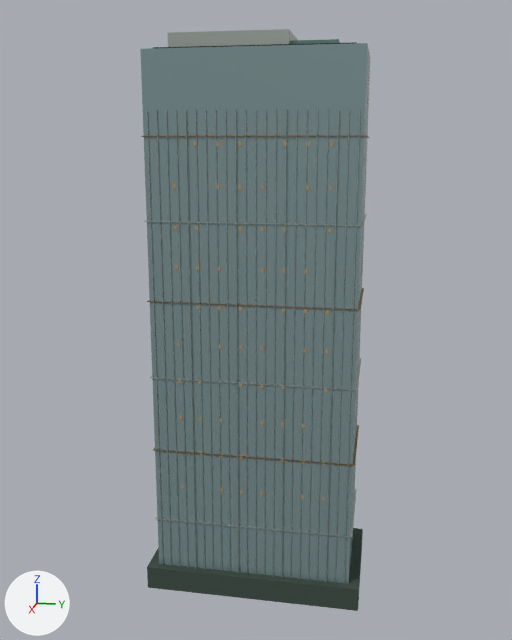
The Blender file landmarks/assets/hytera-hq.blend, before and after one commit.
Before and after are seen from a 50 mm camera at (330.0, 64.0, 217.0) aimed at (0.0, -2.0, 135.0). Every picture has the same lights, and +X, +Y and +Z are marked at lower left. The picture after the commit comes second.

The older version as bpy lines, for what is in view:
```python
ob_envelope = bpy.data.objects.new('envelope', me_envelope)
ob_envelope.location = (0.0, 0.0, 0.0)
ob_floor_bands = bpy.data.objects.new('floor_bands', me_floor_bands)
ob_floor_bands.location = (0.0, 0.0, 0.0)
ob_floor_bands_001 = bpy.data.objects.new('floor_bands.001', me_floor_bands_001)
ob_floor_bands_001.location = (0.0, 0.0, 0.0)
ob_night_windows = bpy.data.objects.new('night_windows', me_night_windows)
ob_night_windows.location = (0.0, 0.0, 0.0)
ob_podium = bpy.data.objects.new('podium', me_podium)
ob_podium.location = (0.0, 0.0, 0.0)
# also in view: 'fins' at (0.0, 0.0, 117.0); 'crown_slant' at (0.0, -11.0, 261.0)
```
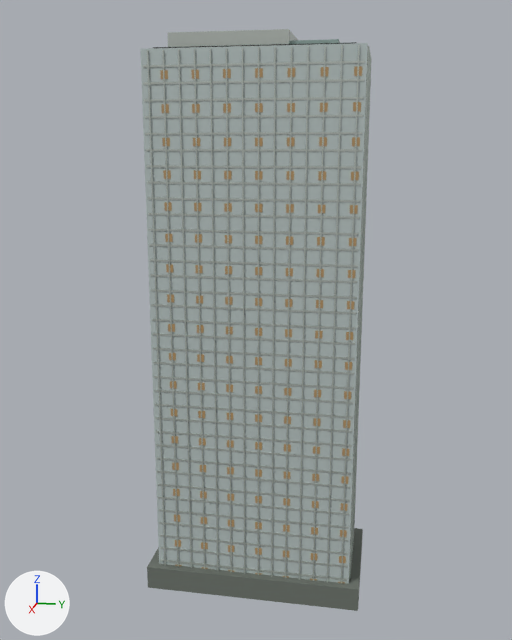
Boxes (x1, y1, x2, y2) around the edits, measured in the pictures (512 x 640 px; the box of a moved part takes in the faces that stretch with it):
'envelope', recoloured (grey to light grey)
    both: (140, 43, 368, 584)
'podium', recoloured (lighter)
    both: (147, 528, 363, 611)
'night_windows', reshaped (25% wider, 44% taller)
    before: (173, 142, 334, 501)
    after: (160, 66, 362, 583)
'floor_bands.001', deleted
    before: (141, 135, 370, 466)
part 1 of me_night_windows, moved or reshaped (not visible before)
    after: (339, 556, 346, 563)
part 2 of me_night_windows, moved or reshaped (not visible before)
    after: (255, 548, 262, 555)
part 3 of me_night_windows, moved or reshaped (not visible before)
    after: (311, 527, 318, 535)
part 4 of me_night_windows, moved or reshaped (not visible before)
    after: (255, 522, 262, 529)
part 5 of me_night_windows, moved or reshaped (not visible before)
    after: (341, 476, 348, 484)
part 6 of me_night_windows, moved or reshaped (not visible before)
    after: (312, 474, 319, 481)
part 7 of me_night_windows, moved or reshaped (not visible before)
    after: (200, 465, 206, 472)
part 8 of me_night_windows, moved or reshaped
    before: (177, 342, 180, 346)
    after: (172, 463, 179, 470)
part 9 of me_night_windows, moved or reshaped (not visible before)
    after: (342, 448, 349, 456)
part 10 of me_night_windows, moved or reshaped (not visible before)
    after: (313, 446, 320, 454)
part 11 of me_night_windows, moved or reshaped (not visible before)
    after: (284, 444, 291, 452)
part 12 of me_night_windows, moved or reshaped (not visible before)
    after: (255, 442, 262, 450)
part 13 of me_night_windows, moved or reshaped (not visible before)
    after: (227, 440, 234, 448)
part 14 of me_night_windows, moved or reshaped
    before: (239, 345, 242, 349)
    after: (199, 438, 206, 445)
part 15 of me_night_windows, deleted
    before: (173, 142, 334, 314)
part 16 of me_night_windows, reshaped
    before: (175, 142, 286, 426)
    after: (160, 66, 362, 524)
'floor_bands', unchanged, uncovered by the edit
    before: (144, 214, 367, 538)
    after: (143, 61, 368, 580)

The change in detail:
Material 'glass' (mat_glass) changes colour from grey #8ea6a8 to light grey #c5d2d0; in linear values from (0.27, 0.381, 0.392) to (0.558, 0.644, 0.631).
Material 'stone' (mat_stone) changes colour from greyish green #3c4b42 to grey #6d746c; in linear values from (0.0452, 0.0704, 0.0545) to (0.153, 0.175, 0.15).
me_night_windows is used by ob_night_windows; location (0.0, 0.0, 0.0).
me_night_windows had 480 vertices, 120 faces and spanned x -25.0..25.0, y -36.0..36.0, z 55.0..219.0.
me_night_windows now has 1008 vertices, 252 faces and spans x -25.0..25.0, y -40.0..46.0, z 9.0..248.0.
me_night_windows part 1: the loose piece of 4 vertices spanning x 24.0, y 34.0..36.0, z 73.0..74.0 is moved by (0.0, 10.0, -49.0).
me_night_windows part 2: the loose piece of 4 vertices spanning x 25.0, y -15.0..-14.0, z 73.0..74.0 is moved by (0.0, 18.0, -49.0).
me_night_windows part 3: the loose piece of 4 vertices spanning x -25.0, y 14.0..15.0, z 55.0..56.0 is moved by (48.0, 17.0, -17.0).
me_night_windows part 4: the loose piece of 4 vertices spanning x -24.0, y -16.0..-14.0, z 55.0..56.0 is moved by (48.0, 19.0, -17.0).
me_night_windows part 5: the loose piece of 4 vertices spanning x 24.0, y 34.0..36.0, z 127.0..129.0 is moved by (0.0, 10.0, -62.0).
me_night_windows part 6: the loose piece of 4 vertices spanning x 24.0, y 24.0..26.0, z 127.0..129.0 is moved by (0.0, 6.0, -62.0).
me_night_windows part 7: the loose piece of 4 vertices spanning x 25.0, y -15.0..-14.0, z 127.0..129.0 is moved by (0.0, -9.0, -62.0).
me_night_windows part 8: the loose piece of 4 vertices spanning x 25.0, y -35.0..-33.0, z 127.0..129.0 is moved by (0.0, -3.0, -62.0).
me_night_windows part 9: the loose piece of 4 vertices spanning x 24.0, y 24.0..26.0, z 91.0..92.0 is moved by (0.0, 20.0, -12.0).
me_night_windows part 10: the loose piece of 4 vertices spanning x -25.0, y 33.0..35.0, z 91.0..92.0 is moved by (49.0, -3.0, -12.0).
me_night_windows part 11: the loose piece of 4 vertices spanning x 24.0, y -5.0..-4.0, z 109.0..111.0 is moved by (0.0, 22.0, -30.0).
me_night_windows part 12: the loose piece of 4 vertices spanning x 24.0, y 34.0..36.0, z 109.0..111.0 is moved by (1.0, -31.0, -30.0).
me_night_windows part 13: the loose piece of 4 vertices spanning x 24.0, y 5.0..6.0, z 127.0..129.0 is moved by (0.0, -15.0, -48.0).
me_night_windows part 14: the loose piece of 4 vertices spanning x 24.0, y -5.0..-4.0, z 127.0..129.0 is moved by (0.0, -19.0, -48.0).
me_night_windows part 15: 69 loose pieces with 276 vertices, spanning x -25.0..25.0, y -36.0..36.0, z 73.0..219.0, are deleted.
me_night_windows part 16: 8 vertices moved within x 24.0..25.0, y -35.0..16.0, z 92.0..165.0; 42 vertices removed from x 24.0..25.0, y -35.0..16.0, z 91.0..219.0; 370 vertices added at x 23.0..25.0, y -39.0..46.0, z 36.0..248.0.
Other edits to the shape of me_night_windows do not show in these pictures.
Object 'floor_bands.001' (ob_floor_bands_001) is deleted.
